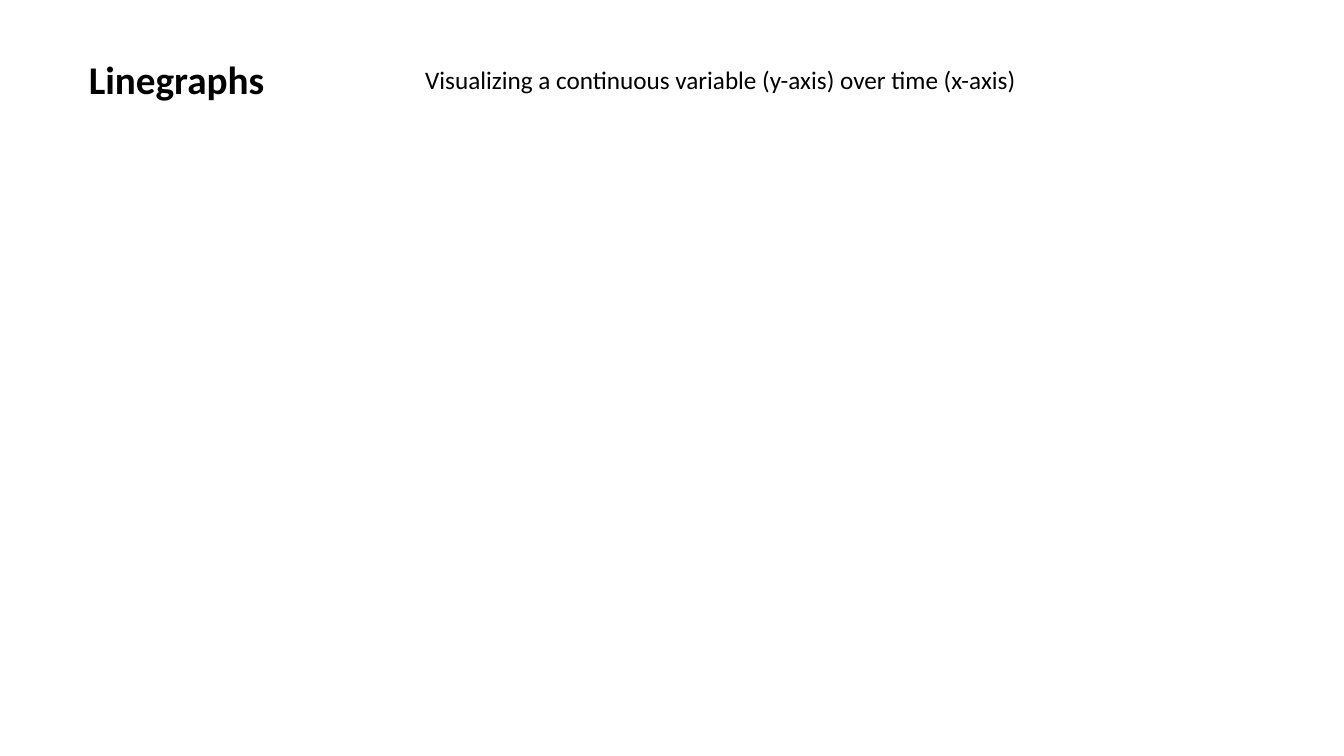
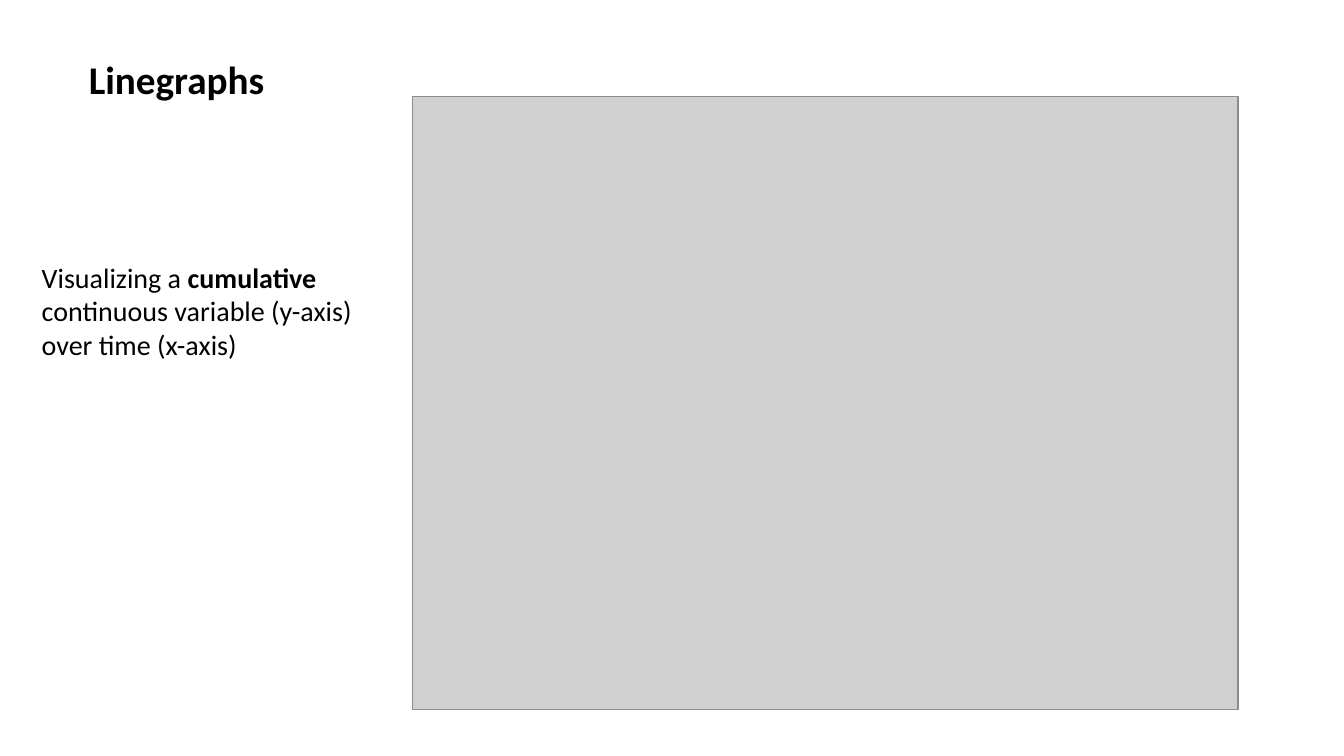
Before and after one commit to jalapic/PSY317L, a slide deck: slide 16 of slides/intro_ggplot2.pptx (slide 15 before the commit). Drawn at 1344x756 pixels with LibreOffice and Linux fonts; fonts in the diff are those of the drawing; grey boxes stand for pictures. Boxes give left, top, right and bottom in pixels: in the first picture for what was removed or moved away, otherwise in the second. Text is boxed around its words. In the diff, an @@ line names an element or a change of style, - is before the commit and + after.

```diff
--- a/slides/intro_ggplot2.pptx
+++ b/slides/intro_ggplot2.pptx
@@ picture added at bbox=[412, 97, 1238, 710] @@
@@ text at bbox=[42, 268, 351, 359]: text changed; size 18 to 20 pt @@
-Visualizing a continuous variable (y-axis) over time (x-axis)
+Visualizing a cumulative continuous variable (y-axis) over time (x-axis)
```
Also in this commit, not shown: 11 slides added, 6 other files.
